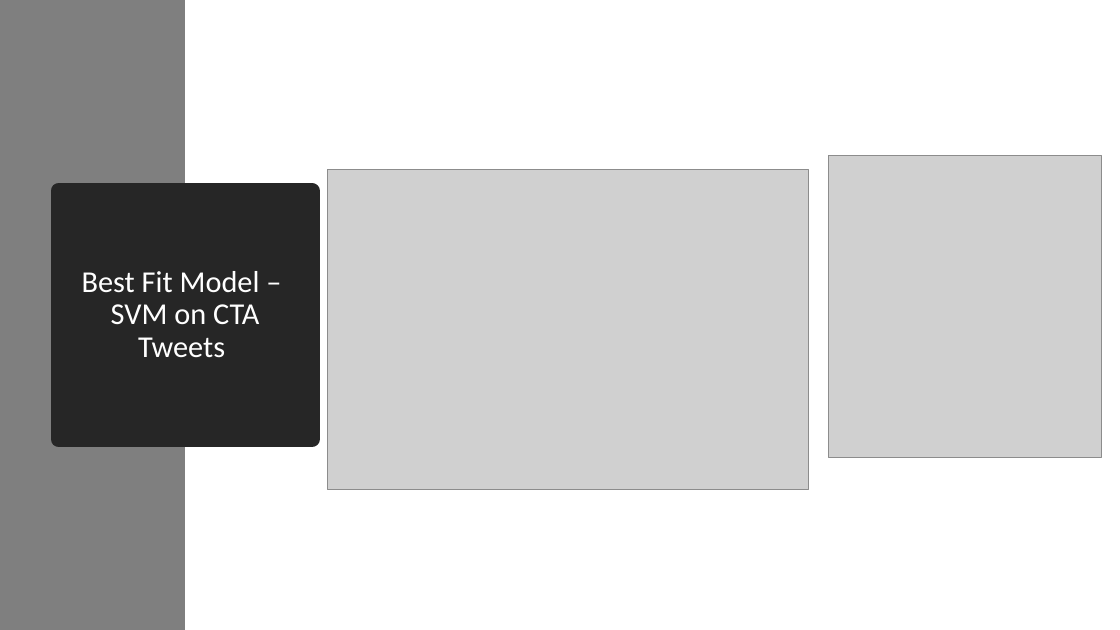
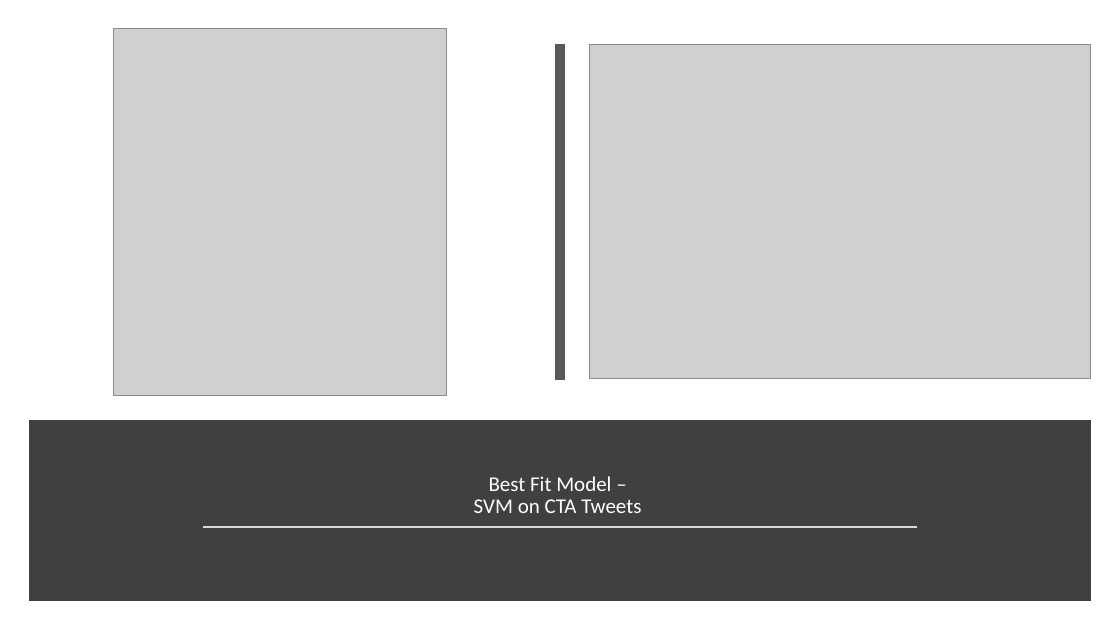
Before and after one commit to Atchub1/Project_3, a slide deck: slide 11 of CTA_Tweets_Sentiment_Analysis.pptx (slide 10 before the commit). Drawn at 1120x630 pixels with LibreOffice and Linux fonts; fonts in the diff are those of the drawing; grey boxes stand for pictures. Boxes give left, top, right and bottom in pixels: in the first picture for what was removed or moved away, otherwise in the second. Text is boxed around its words. In the diff, an @@ line names an element or a change of style, - is before the commit and + after.

Commit message:
updated ppt

```diff
--- a/CTA_Tweets_Sentiment_Analysis.pptx
+++ b/CTA_Tweets_Sentiment_Analysis.pptx
@@ rectangle removed at <box>0,0,185,630</box> @@
@@ picture: place and size @@
-picture at <box>828,155,1102,457</box>
+picture at <box>114,29,447,396</box>
@@ line added from (560, 44) to (560, 380), #595959 8 pt @@
@@ picture: place and size @@
-picture at <box>328,169,808,489</box>
+picture at <box>590,45,1091,379</box>
@@ rectangle added at <box>34,426,1086,596</box>, fill #404040, outline #404040 10 pt @@
@@ title "Best Fit Model – SVM ...": place and size @@
-title "Best Fit Model – SVM ..." at <box>59,191,312,439</box>
+title "Best Fit Model – SVM ..." at <box>49,437,1072,523</box>
@@ title "Best Fit Model – SVM ..." at <box>49,437,1072,523</box>: size 26 to 18 pt; vertical alignment middle to bottom; fill #262626 to none; outline #262626 13.75 pt to none @@
@@ line added from (203, 528) to (918, 528), #D9D9D9 1.75 pt @@
```
Also in this commit, not shown: 2 other slides changed.
